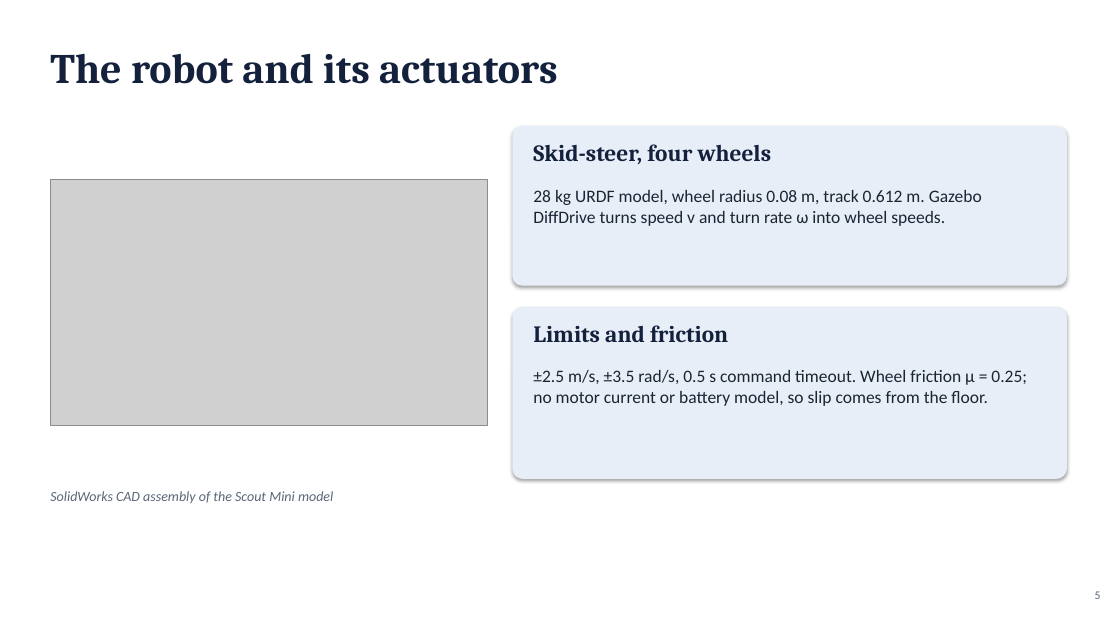
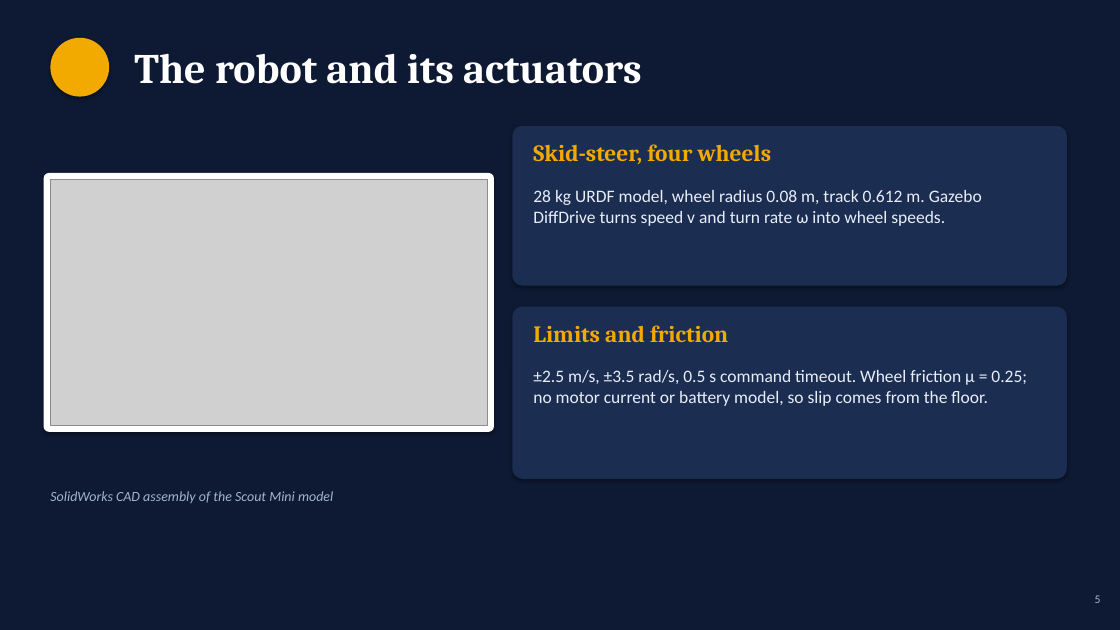
Before and after one commit to Saibts/AgileX_ScoutMini_JAZZY, a slide deck: slide 5 of docs/Scout_Mini_Project_Presentation.pptx. Drawn at 1120x630 pixels with LibreOffice and Linux fonts; fonts in the diff are those of the drawing; grey boxes stand for pictures. Boxes give left, top, right and bottom in pixels: in the first picture for what was removed or moved away, otherwise in the second. Text is boxed around its words. In the diff, an @@ line names an element or a change of style, - is before the commit and + after.

```diff
--- a/docs/Scout_Mini_Project_Presentation.pptx
+++ b/docs/Scout_Mini_Project_Presentation.pptx
@@ background #FFFFFF to #0E1A33 @@
@@ text "The robot and its actuators": place and size @@
-text "The robot and its actuators" at [50, 53, 558, 84]
+text "The robot and its actuators" at [134, 53, 642, 84]
@@ text "The robot and its actuators" at [134, 53, 642, 84]: text colour #14213D to #FFFFFF @@
@@ ellipse added at [50, 38, 109, 97], fill #F2A900 @@
@@ rounded rectangle at [513, 126, 1067, 286]: fill #E8EEF7 to #1C2D52 @@
@@ text "Skid-steer, four wheels" at [533, 144, 772, 164]: text colour #14213D to #F2A900 @@
@@ rounded rectangle added at [44, 173, 494, 432], fill #FFFFFF @@
@@ text "28 kg URDF model, wheel ..." at [533, 190, 982, 226]: text colour #1B2433 to #E8EEF8 @@
@@ rounded rectangle at [513, 307, 1067, 479]: fill #E8EEF7 to #1C2D52 @@
@@ text "Limits and friction" at [533, 325, 728, 342]: text colour #14213D to #F2A900 @@
@@ text "±2.5 m/s, ±3.5 rad/s, 0.5 ..." at [533, 370, 1027, 406]: text colour #1B2433 to #E8EEF8 @@
@@ text "SolidWorks CAD assembly of the ..." at [50, 491, 333, 503]: text colour #5B6678 to #A3B3CE @@
@@ text "5" at [1095, 595, 1101, 603]: text colour #5B6678 to #A3B3CE @@
```
Also in this commit, not shown: 14 other slides changed.
